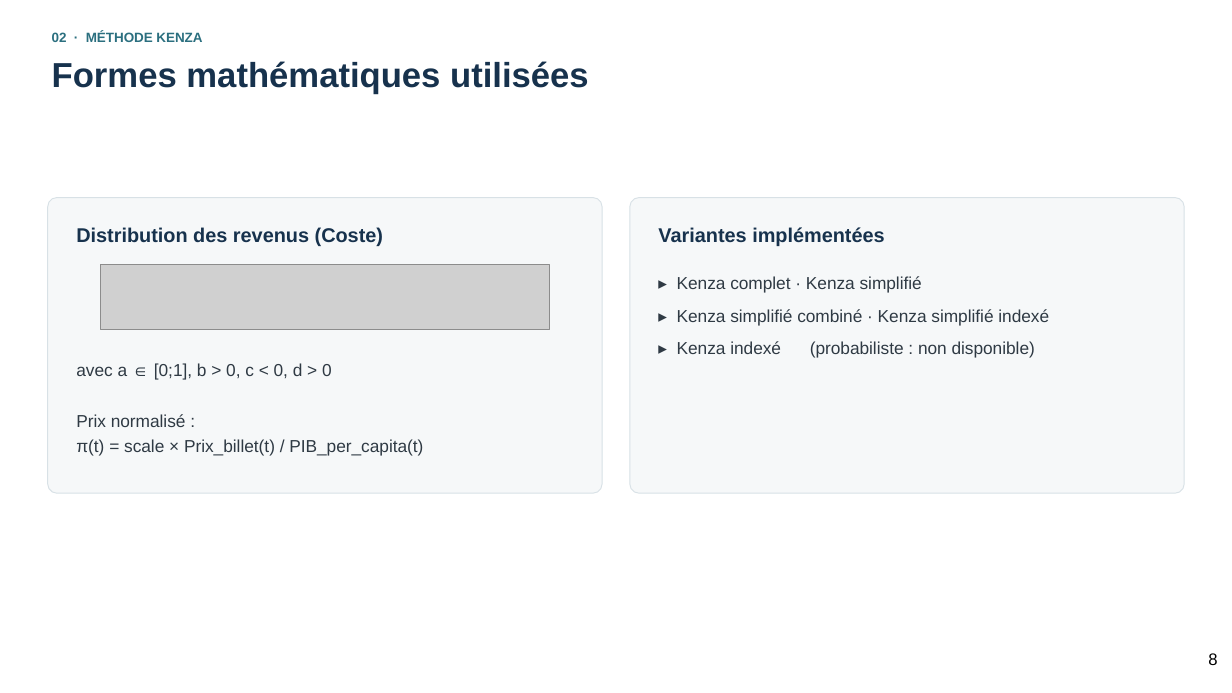
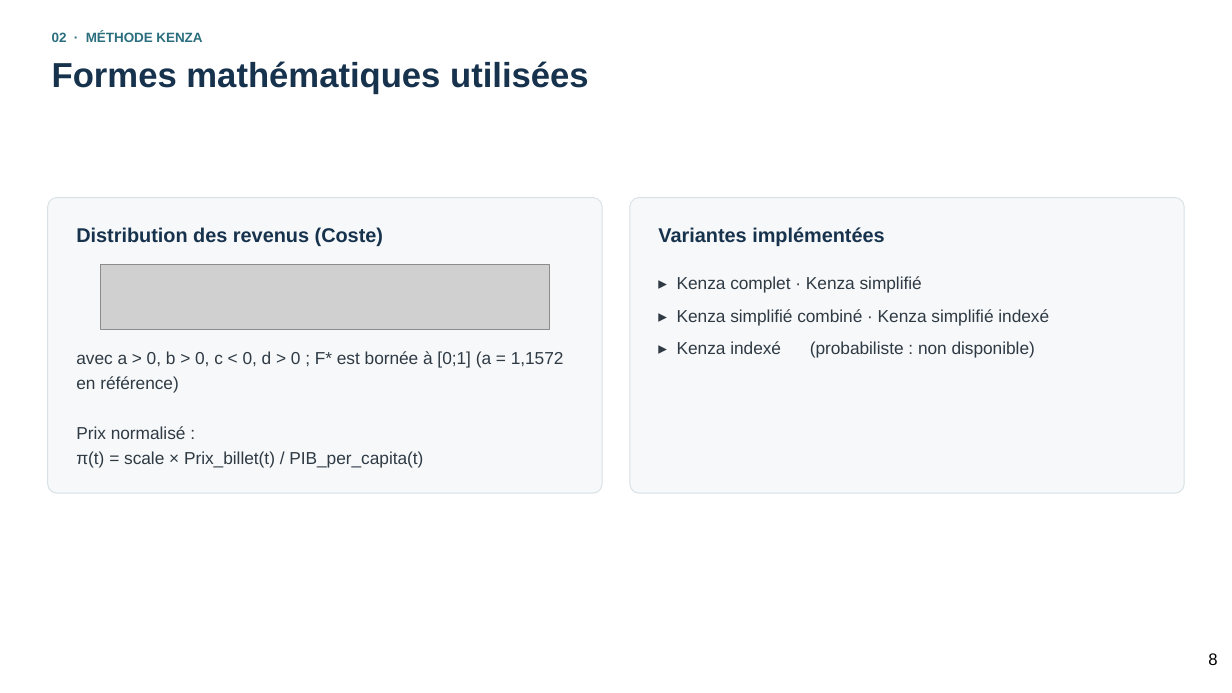
Before and after one commit to ChamaELKHEMSANI/prevision-Montreal, a slide deck: slide 8 of docs/Presentation_methode_Kenza.pptx. Drawn at 1232x693 pixels with LibreOffice and Linux fonts; fonts in the diff are those of the drawing; grey boxes stand for pictures. Boxes give left, top, right and bottom in pixels: in the first picture for what was removed or moved away, otherwise in the second. Text is boxed around its words. In the diff, an @@ line names an element or a change of style, - is before the commit and + after.

```diff
--- a/docs/Presentation_methode_Kenza.pptx
+++ b/docs/Presentation_methode_Kenza.pptx
@@ text at <box>76,351,564,392</box>: text changed @@
-avec a ∈ [0;1], b > 0, c < 0, d > 0
+avec a > 0, b > 0, c < 0, d > 0 ; F* est bornée à [0;1] (a = 1,1572 en référence)
```
Also in this commit, not shown: 2 other slides changed, 1 other file.
